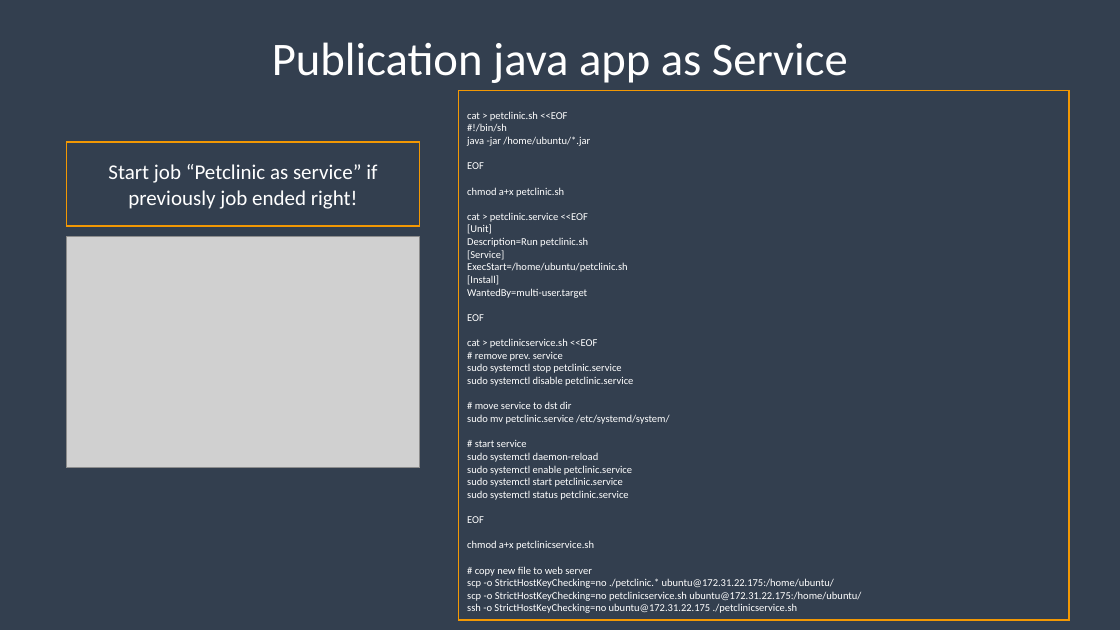
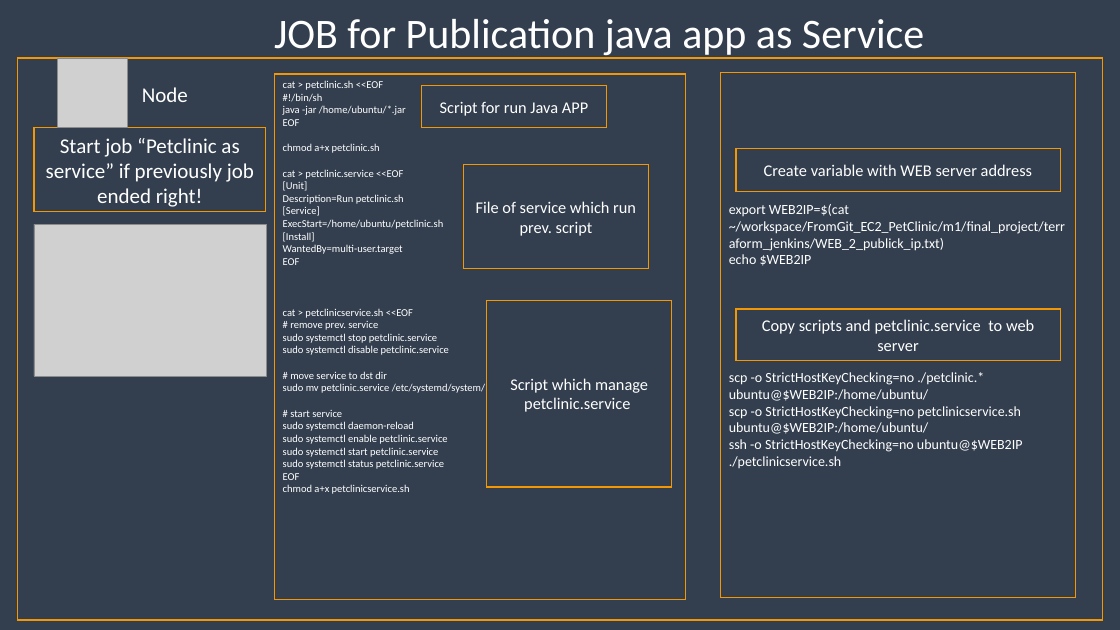
Before and after one commit to Gnoblinys/DevOps_online_Kyiv_2021Q4, a slide deck: slide 10 of m1/final_project/FinalProject.pptx. Drawn at 1120x630 pixels with LibreOffice and Linux fonts; fonts in the diff are those of the drawing; grey boxes stand for pictures. Boxes give left, top, right and bottom in pixels: in the first picture for what was removed or moved away, otherwise in the second. Text is boxed around its words. In the diff, an @@ line names an element or a change of style, - is before the commit and + after.

```diff
--- a/m1/final_project/FinalProject.pptx
+++ b/m1/final_project/FinalProject.pptx
@@ text at box(274, 19, 924, 58): text changed; size 40 to 36 pt @@
-Publication java app as Service
+JOB for Publication java app as Service
@@ rectangle added at box(18, 58, 1102, 620), outline #F39803 1 pt @@
@@ picture added at box(57, 58, 127, 128) @@
@@ text added at box(142, 87, 188, 102), 18 pt, text #FFFFFF @@
+Node
@@ rectangle "cat > petclinic.sh <<EOF": place and size @@
-rectangle "cat > petclinic.sh <<EOF" at box(459, 90, 1069, 620)
+rectangle "cat > petclinic.sh <<EOF" at box(275, 74, 686, 599)
@@ rectangle "cat > petclinic.sh <<EOF" at box(275, 74, 686, 599): vertical alignment middle to top @@
@@ rectangle added at box(422, 85, 607, 128), outline #F39803 1 pt, 14 pt, text #FFFFFF @@
+Script for run Java APP
@@ rectangle added at box(721, 72, 1076, 597), outline #F39803 1 pt, 12 pt, text #FFFFFF @@
+export WEB2IP=$(cat ~/workspace/FromGit_EC2_PetClinic/m1/final_project/terraform_jenkins/WEB_2_publick_ip.txt)
+echo $WEB2IP
+scp -o StrictHostKeyChecking=no ./petclinic.* ubuntu@$WEB2IP:/home/ubuntu/
+scp -o StrictHostKeyChecking=no petclinicservice.sh ubuntu@$WEB2IP:/home/ubuntu/
+ssh -o StrictHostKeyChecking=no ubuntu@$WEB2IP ./petclinicservice.sh
@@ rectangle "Start job “Petclinic as service” ...": place and size @@
-rectangle "Start job “Petclinic as service” ..." at box(66, 142, 420, 226)
+rectangle "Start job “Petclinic as service” ..." at box(34, 128, 266, 212)
@@ rectangle added at box(736, 149, 1060, 192), outline #F39803 1 pt, 14 pt, text #FFFFFF @@
+Create variable with WEB server address
@@ rectangle added at box(464, 165, 649, 269), outline #F39803 1 pt, 14 pt, text #FFFFFF @@
+File of service which run prev. script
@@ picture: place and size @@
-picture at box(66, 237, 420, 468)
+picture at box(34, 224, 266, 376)
@@ rectangle added at box(486, 300, 671, 487), outline #F39803 1 pt, 14 pt, text #FFFFFF @@
+Script which manage petclinic.service
@@ rectangle added at box(736, 309, 1060, 360), outline #F39803 1 pt, 14 pt, text #FFFFFF @@
+Copy scripts and petclinic.service to web server
@@ text in rectangle at box(467, 566, 861, 613): paragraphs removed @@
-# copy new file to web server
-scp -o StrictHostKeyChecking=no ./petclinic.* ubuntu@172.31.22.175:/home/ubuntu/
-scp -o StrictHostKeyChecking=no petclinicservice.sh ubuntu@172.31.22.175:/home/ubuntu/
-ssh -o StrictHostKeyChecking=no ubuntu@172.31.22.175 ./petclinicservice.sh
```
Also in this commit, not shown: 4 other slides changed, 1 slide added, 1 slide removed, 1 other file.
